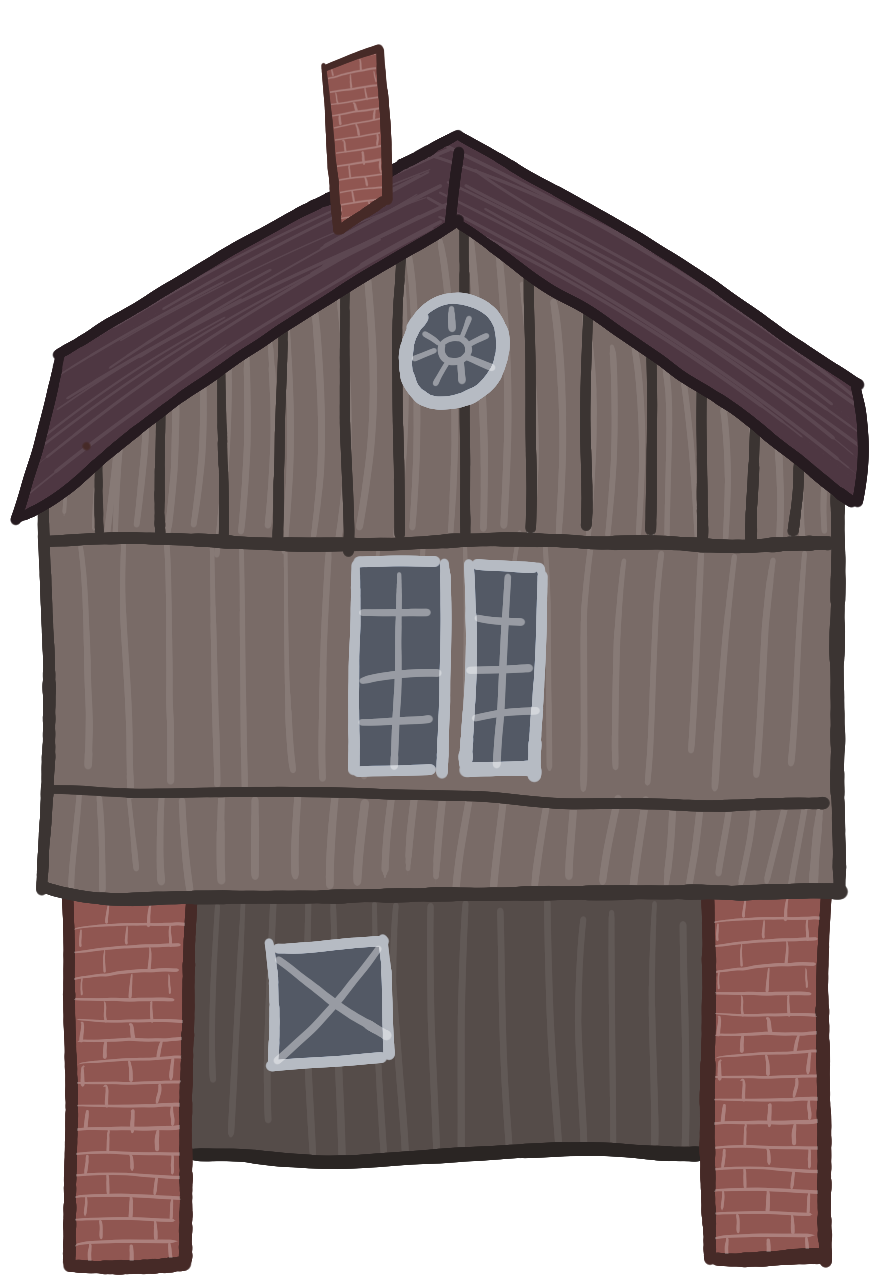
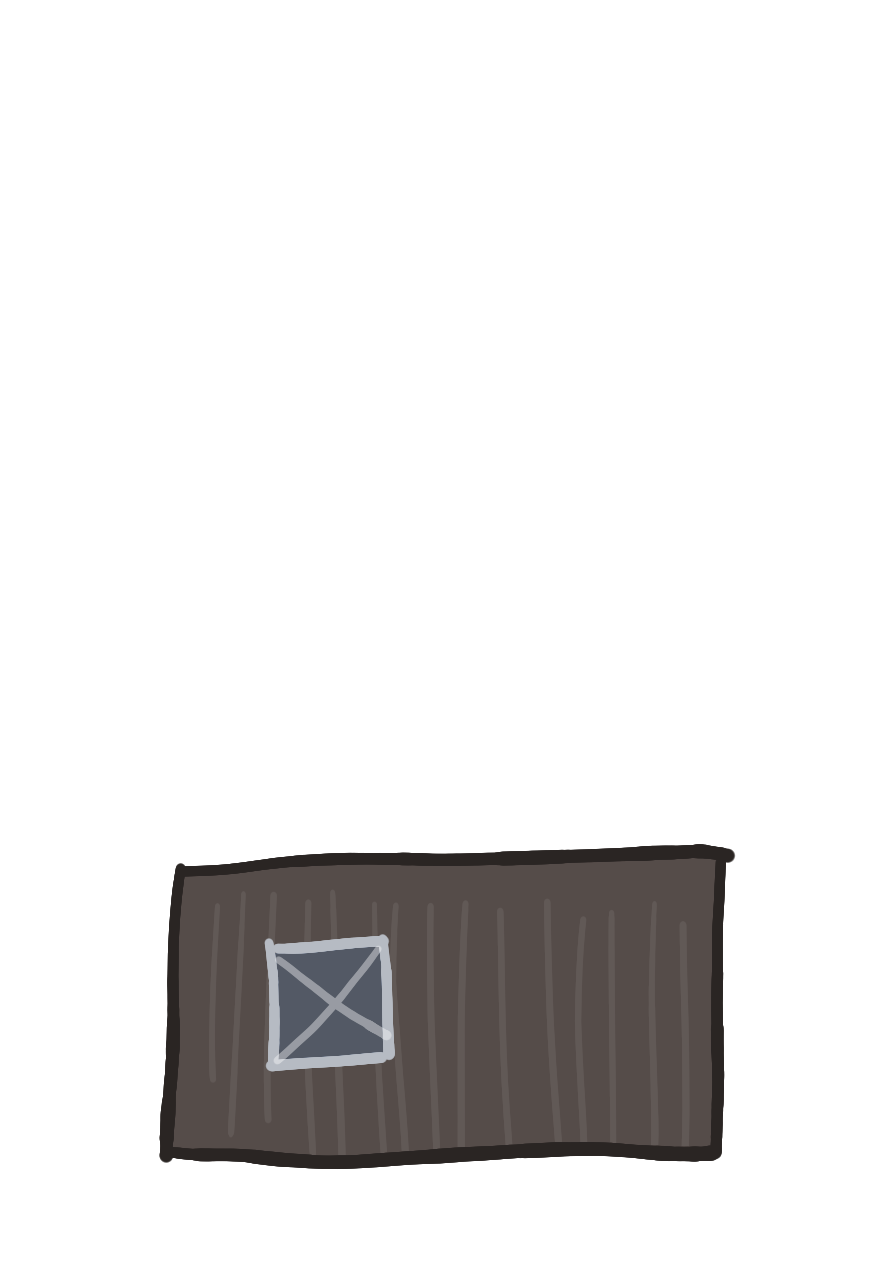
Before/after of a 896 × 1280 layered artwork. What changed in the layer stack:
hid group "Top" (1st of 2) (27 layers) over [10, 44, 869, 1275]
painted on "Paint Layer 27" (1st of 2, in "Top" › "Windows") over [256, 256, 576, 904]
painted on "Paint Layer 24" (1st of 2, in "Top" › "Windows") over [256, 256, 576, 904]
painted on "Paint Layer 25" (1st of 2, in "Top" › "Windows") over [192, 192, 640, 1216]
added group "Bottom" (1st of 2) with 10 layers above "Background" over [64, 192, 832, 1275]
added group "Copy of Windows" with 4 layers in group "Bottom" over [192, 192, 640, 1216]
added layer "Paint Layer 27" (2nd of 2, in "Bottom" › "Copy of Windows") (40%) in group "Copy of Windows" over [256, 896, 448, 904]
added layer "Paint Layer 24" (2nd of 2, in "Bottom" › "Copy of Windows") in group "Copy of Windows" over [256, 896, 448, 904]
added layer "Paint Layer 25" (2nd of 2, in "Bottom" › "Copy of Windows") in group "Copy of Windows" over [192, 192, 640, 1216]
moved "Bottom" (2nd of 2, in "Bottom") into group "Bottom" over [64, 768, 832, 1275]
